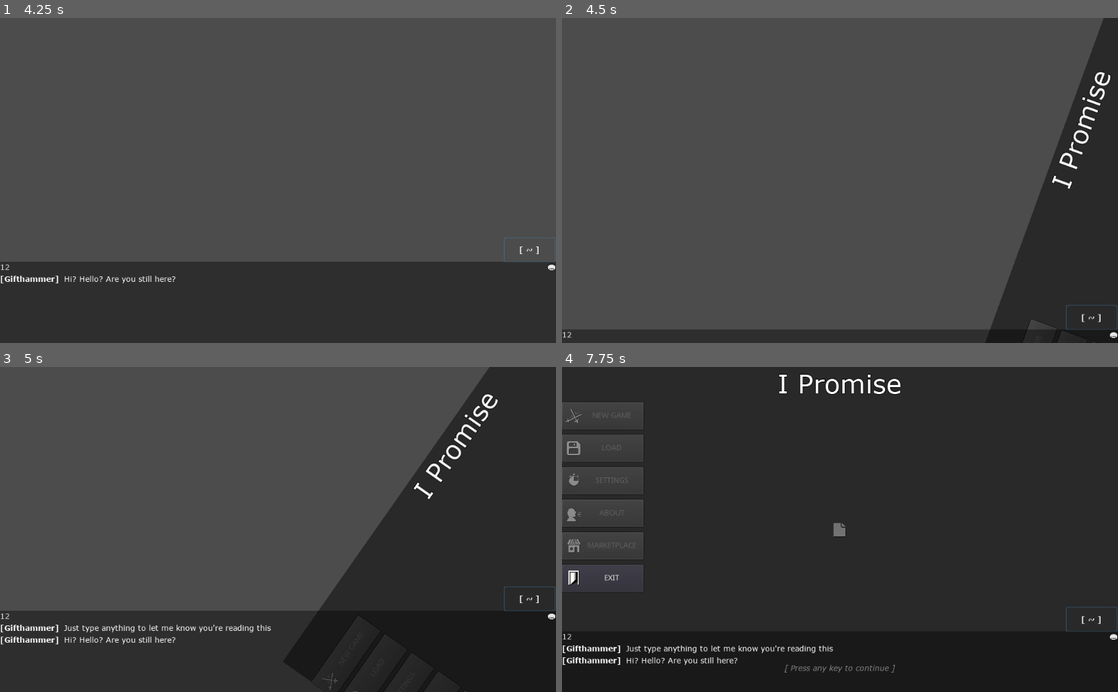
Above: before the commit, frames 1-4 (two rows, left to right).
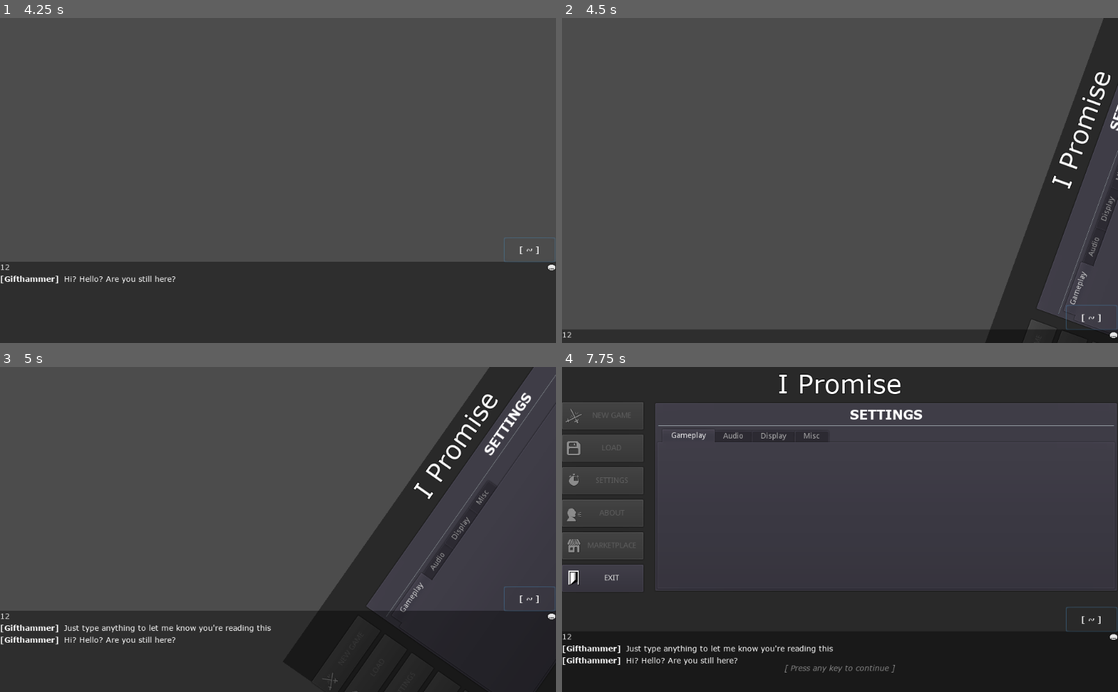
Above: after the commit, the same moments.

Repository: LanceMuch7/GWJ-31_I_Promise
Game: Godot game, scene res://src/Splash.tscn
Same seed, same stepped clock (60 frames per second), same inputs: the game is played once before the commit and once after it.
Inputs (mouse positions are in pixels of both pictures, inside the frame that each line leads up to):
- Up to frame 1 (4.25 s): tap Enter (ui_accept) at 0.5, 0.77 s; move the mouse to (400, 164) at 0.52 s; click "[ ~ ]" at 1.25 s; click (278, 265) at 2.02 s; type "12" at 2.1 s; click "[ ~ ]" at 2.75 s; click "[ ~ ]" at 3.5 s
- Up to frame 2 (4.5 s): tap Enter (ui_accept) at 4.25 s; move the mouse to (728, 196) at 4.27 s
- Up to frame 3 (5 s): tap Enter (ui_accept) at 4.52 s
- Up to frame 4 (7.75 s): move the mouse to (895, 458) at 5.02 s; tap Enter (ui_accept) at 5.75, 6.02, 6.77, 7.52 s; move the mouse to (812, 594) at 5.77 s; move the mouse to (1006, 578) at 6.52 s; move the mouse to (673, 480) at 7.27 s

Frame 1 is identical in both runs. In frame 2, 5.0% of the frame differs, in the area x 85-100%, y 20-96%; in frame 3, 13%; in frame 4, 33%, in the area x 16-100%, y 11-69%.
Error after the commit: Attempt to call function 'get_children' in base 'null instance' on a null instance. (res://src/SettingsMenu.gd:15)

Commit message:
Remembered to add settings buttons

Diff:
--- /dev/null
+++ b/src/InputTypes/NumberCB.tscn
@@ -0,0 +1,37 @@
+[gd_scene load_steps=2 format=2]
+
+[ext_resource path="res://fonts/Verdanna_14.tres" type="DynamicFont" id=1]
+
+[node name="NumberCB" type="Panel"]
+margin_top = 33.0
+margin_right = 581.0
+margin_bottom = 63.0
+rect_min_size = Vector2( 0, 30 )
+__meta__ = {
+"_edit_use_anchors_": false
+}
+
+[node name="HBox" type="HBoxContainer" parent="."]
+anchor_right = 1.0
+anchor_bottom = 1.0
+__meta__ = {
+"_edit_use_anchors_": false
+}
+
+[node name="Button" type="SpinBox" parent="HBox"]
+margin_right = 200.0
+margin_bottom = 30.0
+rect_min_size = Vector2( 200, 0 )
+size_flags_vertical = 7
+value = 12.0
+align = 1
+
+[node name="Label" type="Label" parent="HBox"]
+margin_left = 204.0
+margin_right = 581.0
+margin_bottom = 30.0
+size_flags_horizontal = 3
+size_flags_vertical = 7
+custom_fonts/font = ExtResource( 1 )
+text = "Option Description"
+valign = 1
--- /dev/null
+++ b/src/InputTypes/Slider.tscn
@@ -0,0 +1,35 @@
+[gd_scene load_steps=2 format=2]
+
+[ext_resource path="res://fonts/Verdanna_14.tres" type="DynamicFont" id=1]
+
+[node name="Slider" type="Panel"]
+margin_top = 33.0
+margin_right = 581.0
+margin_bottom = 63.0
+rect_min_size = Vector2( 0, 30 )
+__meta__ = {
+"_edit_use_anchors_": false
+}
+
+[node name="HBox" type="HBoxContainer" parent="."]
+anchor_right = 1.0
+anchor_bottom = 1.0
+__meta__ = {
+"_edit_use_anchors_": false
+}
+
+[node name="Button" type="HSlider" parent="HBox"]
+margin_right = 200.0
+margin_bottom = 30.0
+rect_min_size = Vector2( 200, 0 )
+size_flags_vertical = 7
+
+[node name="Label" type="Label" parent="HBox"]
+margin_left = 204.0
+margin_right = 581.0
+margin_bottom = 30.0
+size_flags_horizontal = 3
+size_flags_vertical = 7
+custom_fonts/font = ExtResource( 1 )
+text = "Option Description"
+valign = 1
--- /dev/null
+++ b/src/InputTypes/Switch.tscn
@@ -0,0 +1,38 @@
+[gd_scene load_steps=2 format=2]
+
+[ext_resource path="res://fonts/Verdanna_14.tres" type="DynamicFont" id=1]
+
+[node name="Switch" type="Panel"]
+margin_top = 33.0
+margin_right = 581.0
+margin_bottom = 63.0
+rect_min_size = Vector2( 0, 30 )
+__meta__ = {
+"_edit_use_anchors_": false
+}
+
+[node name="HBox" type="HBoxContainer" parent="."]
+anchor_right = 1.0
+anchor_bottom = 1.0
+__meta__ = {
+"_edit_use_anchors_": false
+}
+
+[node name="Button" type="CheckButton" parent="HBox"]
+margin_right = 200.0
+margin_bottom = 40.0
+rect_min_size = Vector2( 200, 0 )
+size_flags_vertical = 7
+__meta__ = {
+"_edit_use_anchors_": false
+}
+
+[node name="Label" type="Label" parent="HBox"]
+margin_left = 204.0
+margin_right = 581.0
+margin_bottom = 40.0
+size_flags_horizontal = 3
+size_flags_vertical = 7
+custom_fonts/font = ExtResource( 1 )
+text = "Option Description"
+valign = 1
--- /dev/null
+++ b/src/InputTypes/TextCB.tscn
@@ -0,0 +1,37 @@
+[gd_scene load_steps=2 format=2]
+
+[ext_resource path="res://fonts/Verdanna_14.tres" type="DynamicFont" id=1]
+
+[node name="ComboBox" type="Panel"]
+margin_top = 33.0
+margin_right = 581.0
+margin_bottom = 63.0
+rect_min_size = Vector2( 0, 30 )
+__meta__ = {
+"_edit_use_anchors_": false
+}
+
+[node name="HBox" type="HBoxContainer" parent="."]
+anchor_right = 1.0
+anchor_bottom = 1.0
+__meta__ = {
+"_edit_use_anchors_": false
+}
+
+[node name="Button" type="OptionButton" parent="HBox"]
+margin_right = 200.0
+margin_bottom = 30.0
+rect_min_size = Vector2( 200, 0 )
+size_flags_vertical = 7
+text = "Default"
+align = 1
+
+[node name="Label" type="Label" parent="HBox"]
+margin_left = 204.0
+margin_right = 581.0
+margin_bottom = 30.0
+size_flags_horizontal = 3
+size_flags_vertical = 7
+custom_fonts/font = ExtResource( 1 )
+text = "Option Description"
+valign = 1
--- /dev/null
+++ b/src/SettingsMenu.gd
@@ -0,0 +1,26 @@
+extends PanelContainer
+
+var gameList = {
+	"Fullscreen": ["Fullscreen/HBox", "pressed", "_onSetFullscreen"],
+	"Audio": ["Audio/HBox", "pressed", "_onDefaultInput"],
+	"Volume": ["Volume/HBox", "value_changed", "_onDefaultSlide"],
+	"FontSize": ["FontSize/HBox", "value_changed", "_onDefaultSlide"],
+}
+# @TODO: MORE LISTS
+
+
+func _ready():
+	# @TODO: INITIALIZE OPTIONS
+	# Setup signals
+	for option in $Container/List.get_children():
+		if gameList.has(option.name):
+			var data = gameList[option.name]
+
+			option.get_node("HBox/Label").text = option.name
+			option.get_node("HBox/Button").connect(data[1], self, data[2], [option.get_node("HBox/Button")])
+
+	# @TODO: FIX ALL $ REFERENCES
+	# Initialize option values
+	if OS.window_fullscreen:
+		$Main/List/Fullscreen/HBox/Button.pressed = true
+	$Container/List/FontSize/HBox/Button.set_suffix("px")
--- a/src/TitleMenu.gd
+++ b/src/TitleMenu.gd
@@ -50,6 +50,7 @@
 func _getAngle():
 	return -fmod(offset.length()/10, 360)
 
+
 func _onNewGame():
 	pass # Replace with function body.
 
--- a/src/TitleMenu.tscn
+++ b/src/TitleMenu.tscn
@@ -13,6 +13,7 @@
 [ext_resource path="res://src/LabelledPanel.tscn" type="PackedScene" id=11]
 [ext_resource path="res://fonts/VerdannaB_14.tres" type="DynamicFont" id=12]
 [ext_resource path="res://fonts/Verdanna_14.tres" type="DynamicFont" id=13]
+[ext_resource path="res://src/SettingsMenu.gd" type="Script" id=14]
 
 [node name="TitleMenu" type="Control"]
 anchor_right = 1.0
@@ -264,12 +265,12 @@
 size_flags_vertical = 3
 
 [node name="Settings" parent="Bg/VBox/Divide" instance=ExtResource( 11 )]
-visible = false
+script = ExtResource( 14 )
 
 [node name="Title" parent="Bg/VBox/Divide/Settings/Main" index="0"]
 text = "Settings"
 
-[node name="TabContainer" type="TabContainer" parent="Bg/VBox/Divide/Settings/Main" index="2"]
+[node name="Tabs" type="TabContainer" parent="Bg/VBox/Divide/Settings/Main" index="2"]
 margin_top = 43.0
 margin_right = 839.0
 margin_bottom = 336.0
@@ -277,42 +278,42 @@
 size_flags_vertical = 3
 tab_align = 0
 
-[node name="Gameplay" type="VBoxContainer" parent="Bg/VBox/Divide/Settings/Main/TabContainer"]
-anchor_right = 1.0
-anchor_bottom = 1.0
-margin_left = 4.0
-margin_top = 32.0
-margin_right = -4.0
-margin_bottom = -4.0
-mouse_filter = 2
-size_flags_horizontal = 3
-size_flags_vertical = 3
-
-[node name="Audio" type="VBoxContainer" parent="Bg/VBox/Divide/Settings/Main/TabContainer"]
-visible = false
-anchor_right = 1.0
-anchor_bottom = 1.0
-margin_left = 4.0
-margin_top = 32.0
-margin_right = -4.0
-margin_bottom = -4.0
-mouse_filter = 2
-size_flags_horizontal = 3
-size_flags_vertical = 3
-
-[node name="Display" type="VBoxContainer" parent="Bg/VBox/Divide/Settings/Main/TabContainer"]
-visible = false
-anchor_right = 1.0
-anchor_bottom = 1.0
-margin_left = 4.0
-margin_top = 32.0
-margin_right = -4.0
-margin_bottom = -4.0
-mouse_filter = 2
-size_flags_horizontal = 3
-size_flags_vertical = 3
-
-[node name="Misc" type="VBoxContainer" parent="Bg/VBox/Divide/Settings/Main/TabContainer"]
+[node name="Gameplay" type="VBoxContainer" parent="Bg/VBox/Divide/Settings/Main/Tabs"]
+anchor_right = 1.0
+anchor_bottom = 1.0
+margin_left = 4.0
+margin_top = 32.0
+margin_right = -4.0
+margin_bottom = -4.0
+mouse_filter = 2
+size_flags_horizontal = 3
+size_flags_vertical = 3
+
+[node name="Audio" type="VBoxContainer" parent="Bg/VBox/Divide/Settings/Main/Tabs"]
+visible = false
+anchor_right = 1.0
+anchor_bottom = 1.0
+margin_left = 4.0
+margin_top = 32.0
+margin_right = -4.0
+margin_bottom = -4.0
+mouse_filter = 2
+size_flags_horizontal = 3
+size_flags_vertical = 3
+
+[node name="Display" type="VBoxContainer" parent="Bg/VBox/Divide/Settings/Main/Tabs"]
+visible = false
+anchor_right = 1.0
+anchor_bottom = 1.0
+margin_left = 4.0
+margin_top = 32.0
+margin_right = -4.0
+margin_bottom = -4.0
+mouse_filter = 2
+size_flags_horizontal = 3
+size_flags_vertical = 3
+
+[node name="Misc" type="VBoxContainer" parent="Bg/VBox/Divide/Settings/Main/Tabs"]
 visible = false
 anchor_right = 1.0
 anchor_bottom = 1.0
Not shown: 1 places in src/TitleMenu.tscn that only renumber resources
